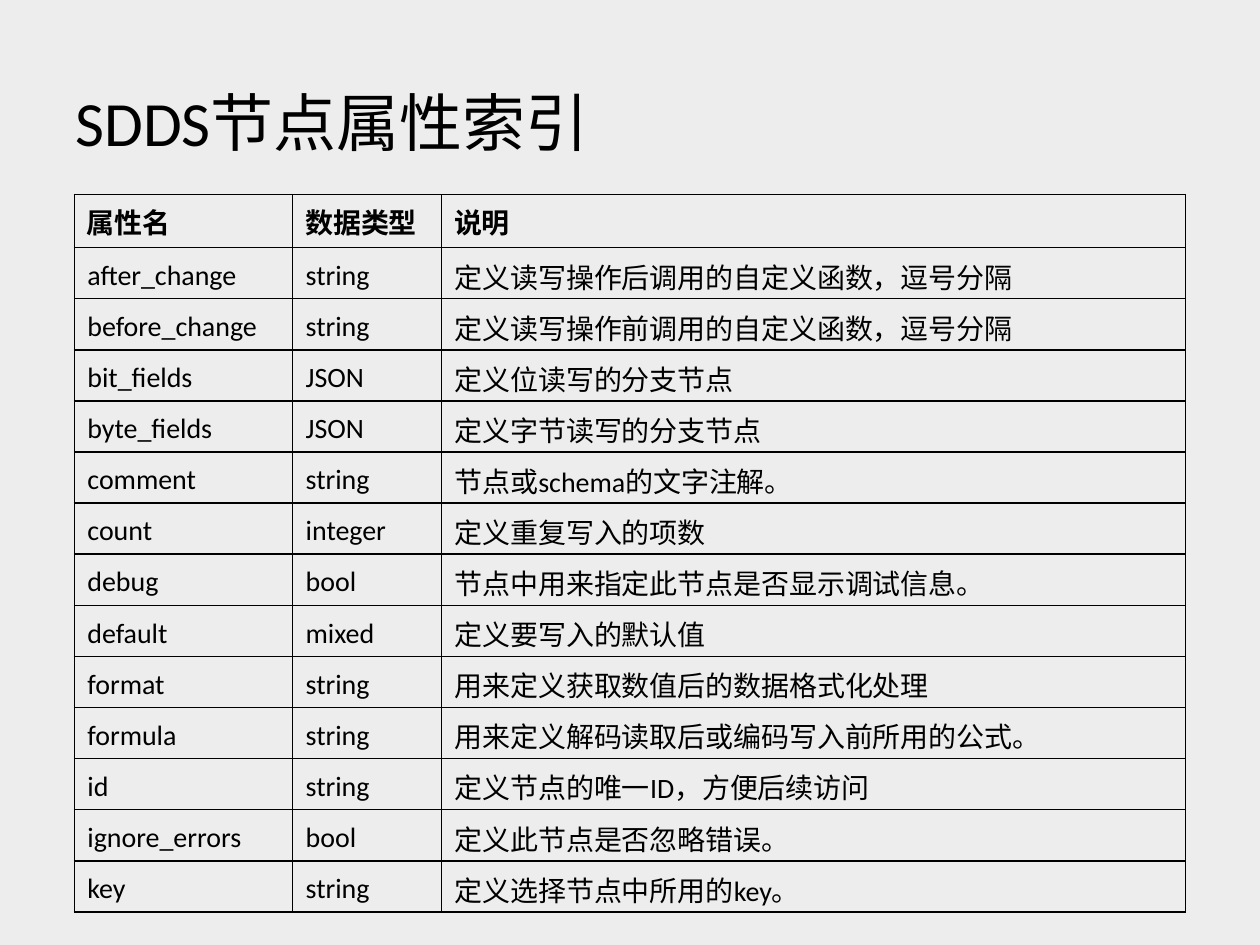
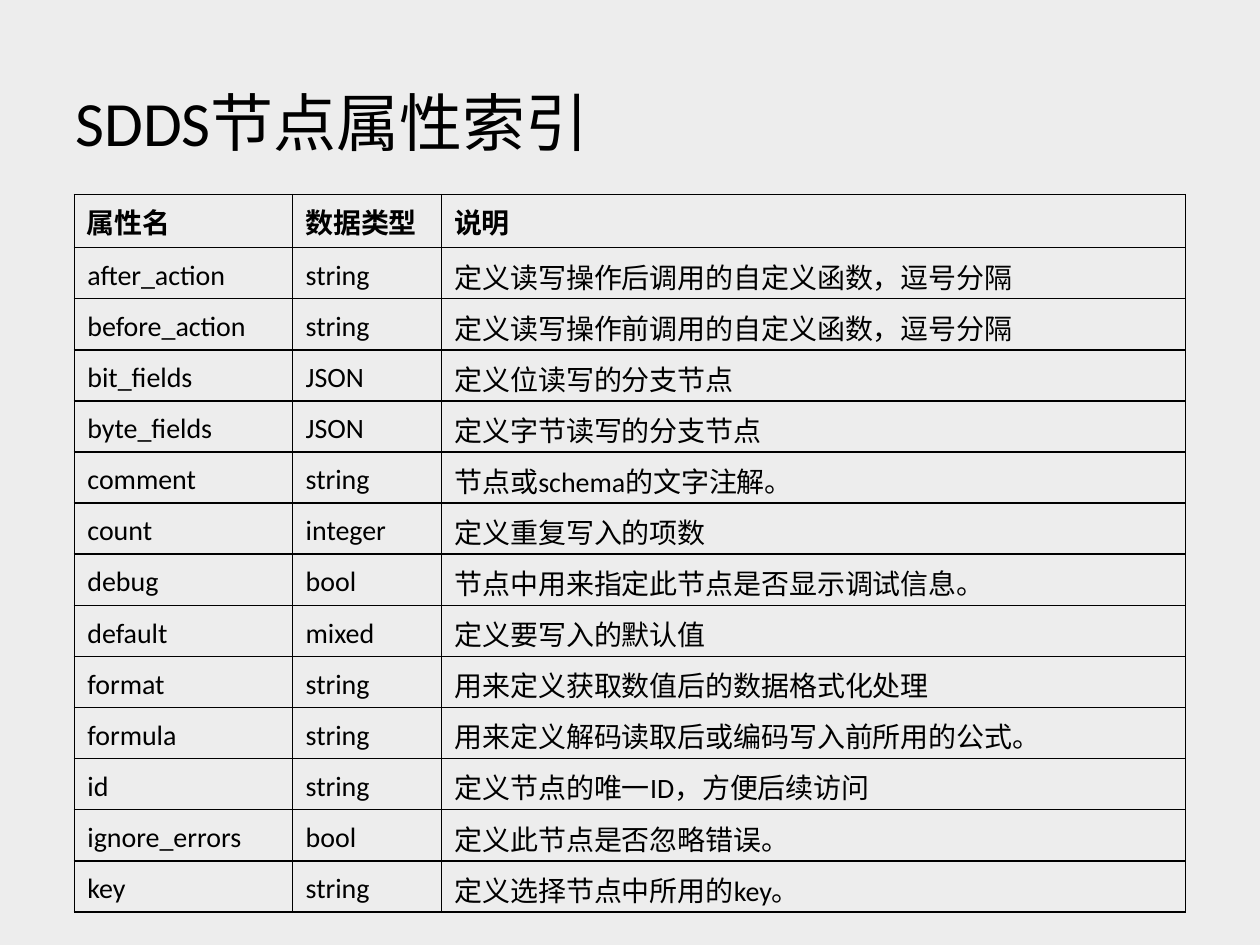
Before and after one commit to byteferry/sdds, a slide deck: slide 6 of SDDS Cheat Sheet.pptx. Drawn at 1260x945 pixels with LibreOffice and Linux fonts; fonts in the diff are those of the drawing; background and template pictures are left out. Boxes give left, top, right and bottom in pixels: in the first picture for what was removed or moved away, otherwise in the second. Text is boxed around its words. In the diff, an @@ line names an element or a change of style, - is before the commit and + after.

```diff
--- a/SDDS Cheat Sheet.pptx
+++ b/SDDS Cheat Sheet.pptx
@@ table at (x1=74, y1=195, x2=1186, y2=911) @@
-row 2, column 1: after_change
+row 2, column 1: after_action
-row 3, column 1: before_change
+row 3, column 1: before_action
```
Also in this commit, not shown: 5 other files.
